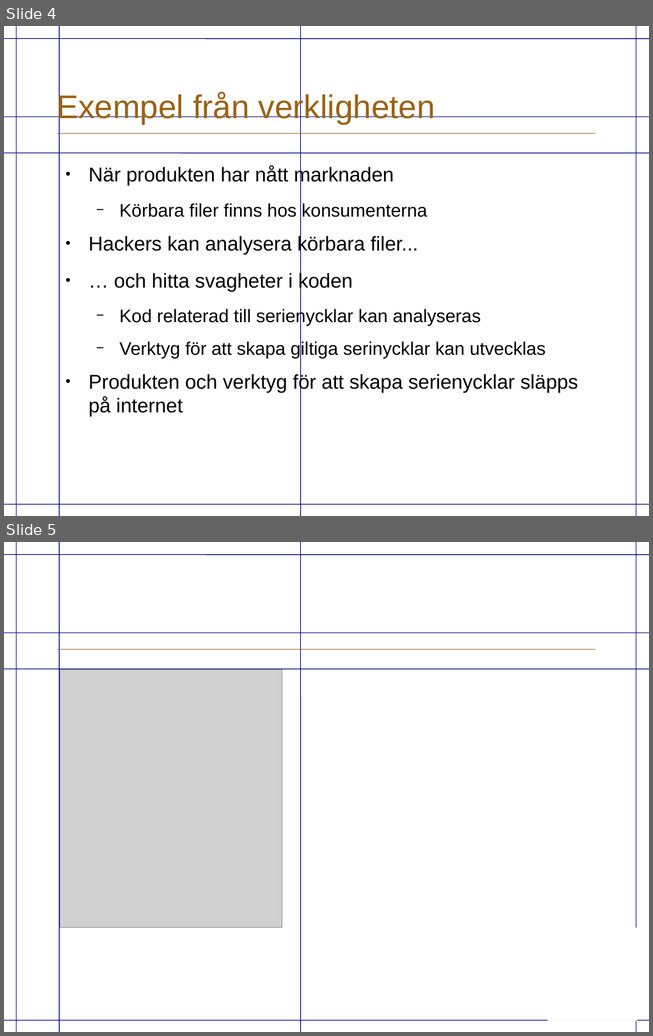
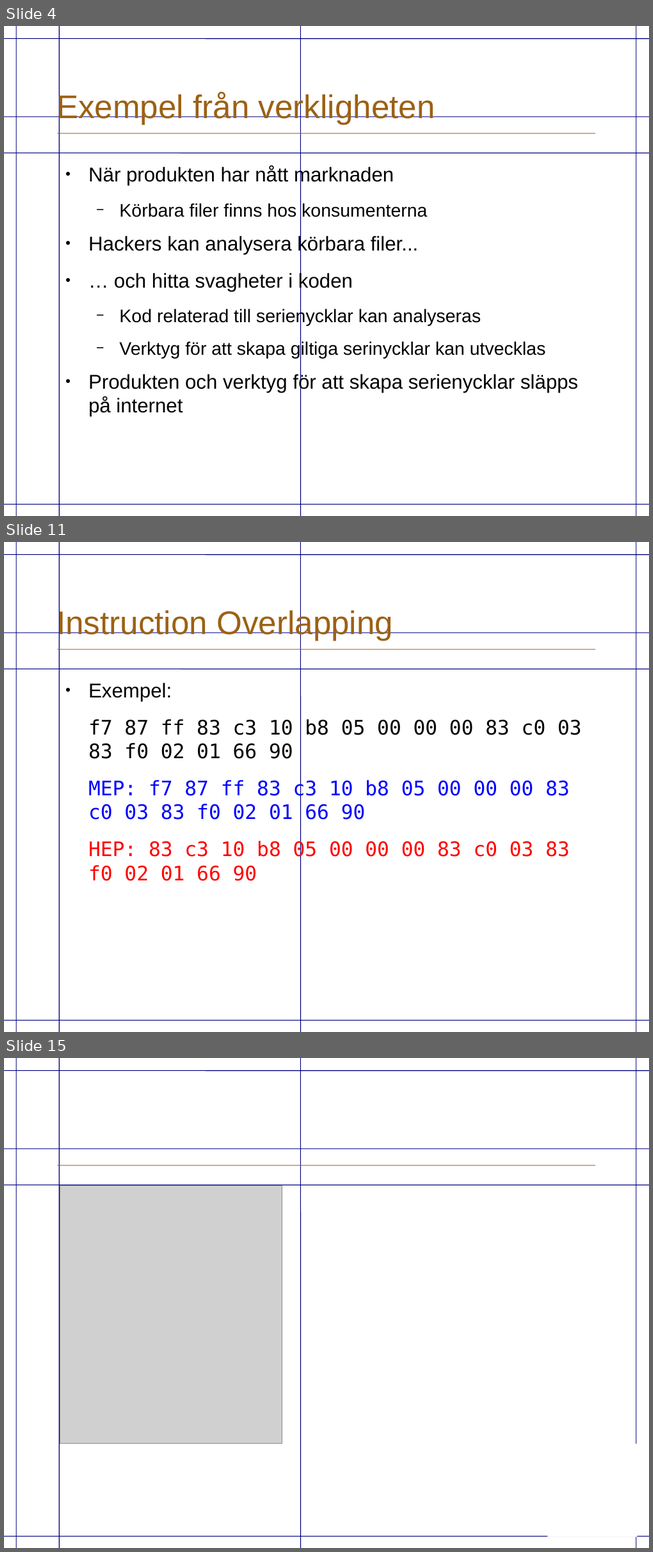
Before and after one commit to eriknylander/exjobb, a slide deck: Presentation/ExjobbPresentation.odp. Shown one above the other, each under a label of ours: slides 4 and 5 before the commit, slides 4, 11 and 15 after it; the slides between them are not shown. The pictures are 653x1036 and 653x1552 pixels, drawn with LibreOffice and Linux fonts; fonts in the diff are those of the drawing; grey boxes stand for pictures; background and template pictures are left out. Boxes give left, top, right and bottom in pixels: in the first picture for what was removed or moved away, otherwise in the second. Text is boxed around its words. In the diff, an @@ line names an element or a change of style, - is before the commit and + after.

```diff
--- a/Presentation/ExjobbPresentation.odp
+++ b/Presentation/ExjobbPresentation.odp
@@ slide 11 added at (4,542,649,1032), background #FFFFFF; not listed: 9 template elements that a slide beside it also shows @@
@@ title added at (56,608,393,641), 36 pt, text #9C6114 @@
+Instruction Overlapping
@@ text added at (88,683,582,881), 22 pt, text #000000 @@
+● Exempel:
+f7 87 ff 83 c3 10 b8 05 00 00 00 83 c0 03 83 f0 02 01 66 90
+MEP: f7 87 ff 83 c3 10 b8 05 00 00 00 83 c0 03 83 f0 02 01 66 90
+HEP: 83 c3 10 b8 05 00 00 00 83 c0 03 83 f0 02 01 66 90
@@ what was slide 5 is now slide 15 @@
```
Also in this commit, not shown: 2 slides changed, 9 other slides added, 3 other files.
